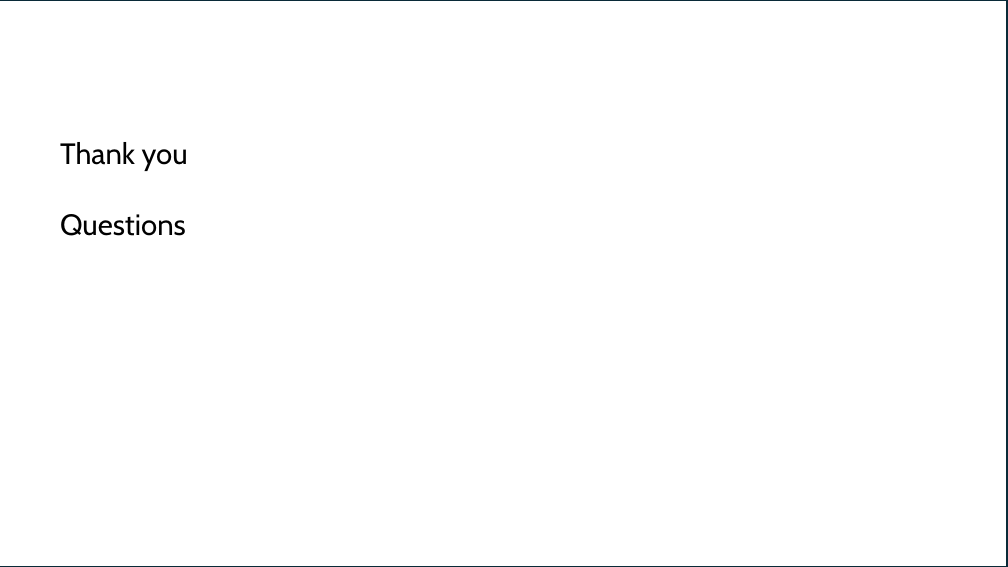
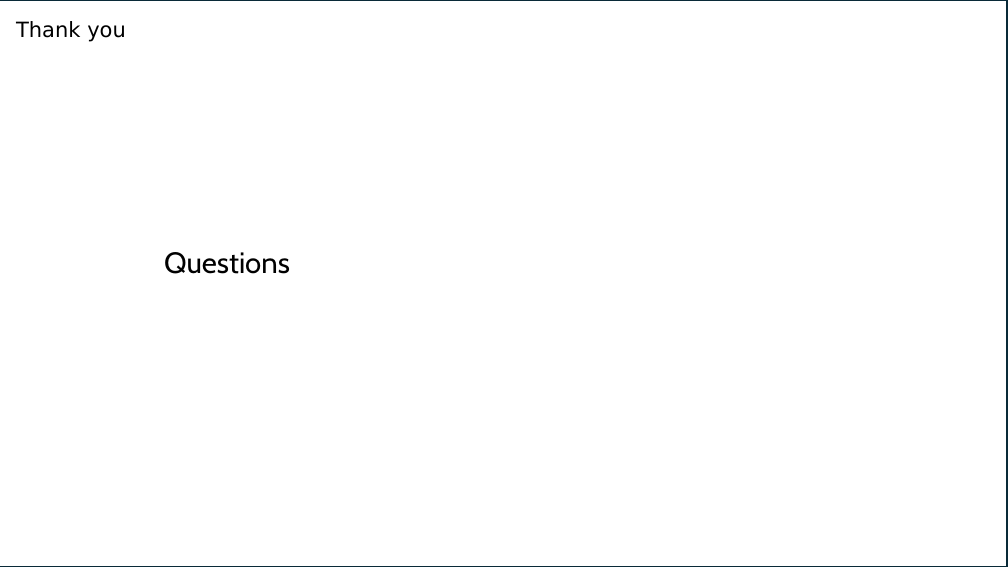
Before and after one commit to fij/btup, a slide deck: slide 25 of MMS_2024_09_10/Farkas_2024_09_10.pptx. Drawn at 1008x567 pixels with LibreOffice and Linux fonts; fonts in the diff are those of the drawing; background and template pictures are left out. Boxes give left, top, right and bottom in pixels: in the first picture for what was removed or moved away, otherwise in the second. Text is boxed around its words. In the diff, an @@ line names an element or a change of style, - is before the commit and + after.

```diff
--- a/MMS_2024_09_10/Farkas_2024_09_10.pptx
+++ b/MMS_2024_09_10/Farkas_2024_09_10.pptx
@@ text added at (16,21,126,42), 20 pt, text #000000 @@
+Thank you
@@ text at (60,142,188,171): paragraph removed @@
-Thank you
@@ text "Questions": place and size @@
-text "Questions" at (60,142,188,236)
+text "Questions" at (164,252,290,274)
```
Also in this commit, not shown: 24 other slides changed.
